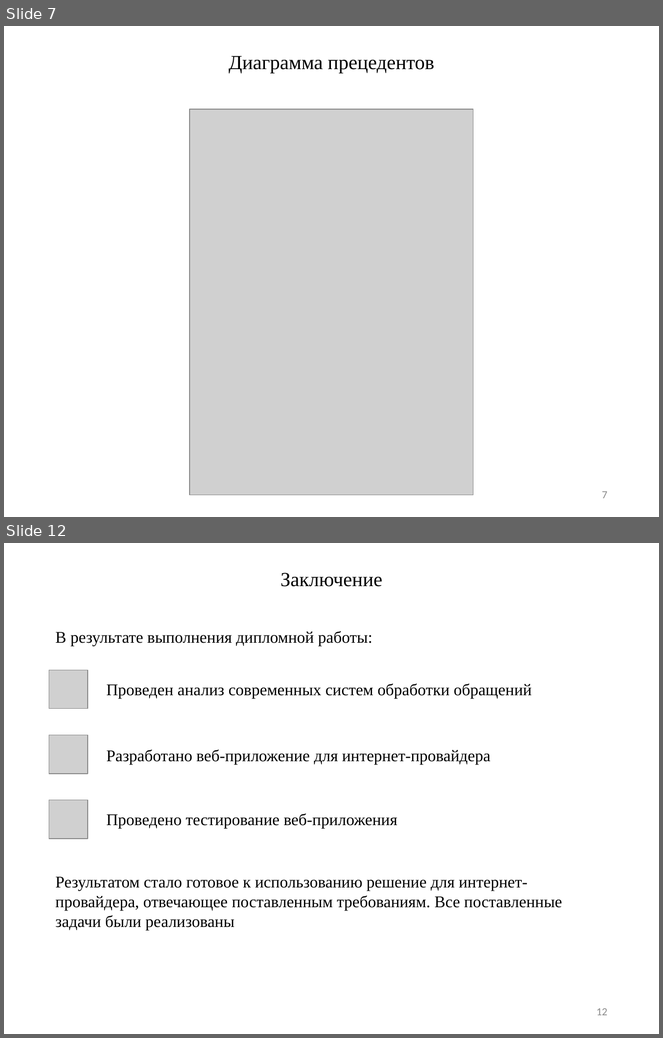
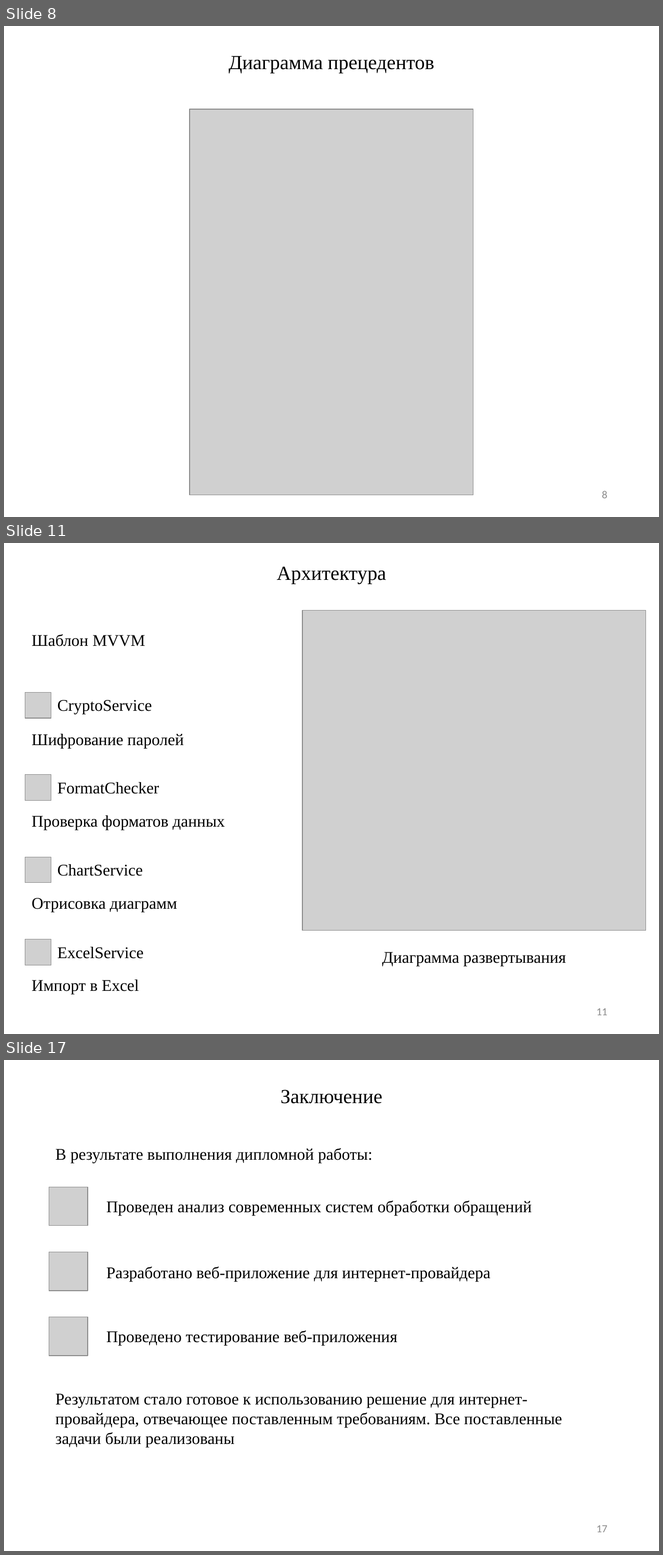
Before and after one commit to LavruhinMax/Diplom, a slide deck: doc/Презентация.pptx. Shown one above the other, each under a label of ours: slides 7 and 12 before the commit, slides 8, 11 and 17 after it; the slides between them are not shown. The pictures are 663x1038 and 663x1555 pixels, drawn with LibreOffice and Linux fonts; fonts in the diff are those of the drawing; grey boxes stand for pictures. Boxes give left, top, right and bottom in pixels: in the first picture for what was removed or moved away, otherwise in the second. Text is boxed around its words. In the diff, an @@ line names an element or a change of style, - is before the commit and + after.

```diff
--- a/doc/Презентация.pptx
+++ b/doc/Презентация.pptx
@@ slide 11 added at (x1=4, y1=543, x2=659, y2=1034), background #FFFFFF @@
@@ title added at (x1=277, y1=566, x2=387, y2=584), 22 pt, text #000000 @@
+Архитектура
@@ picture added at (x1=303, y1=611, x2=646, y2=931) @@
@@ text added at (x1=32, y1=634, x2=145, y2=646), 18 pt, text #000000 @@
+Шаблон MVVM
@@ picture added at (x1=25, y1=692, x2=50, y2=718) @@
@@ text added at (x1=58, y1=700, x2=152, y2=715), 18 pt, text #000000 @@
+CryptoService
@@ text added at (x1=32, y1=734, x2=183, y2=748), 18 pt, text #000000 @@
+Шифрование паролей
@@ picture added at (x1=25, y1=775, x2=50, y2=800) @@
@@ text added at (x1=58, y1=782, x2=159, y2=794), 18 pt, text #000000 @@
+FormatChecker
@@ text added at (x1=32, y1=815, x2=225, y2=831), 18 pt, text #000000 @@
+Проверка форматов данных
@@ picture added at (x1=25, y1=858, x2=50, y2=883) @@
@@ text added at (x1=58, y1=864, x2=143, y2=876), 18 pt, text #000000 @@
+ChartService
@@ text added at (x1=32, y1=898, x2=177, y2=912), 18 pt, text #000000 @@
+Отрисовка диаграмм
@@ picture added at (x1=25, y1=939, x2=50, y2=965) @@
@@ text added at (x1=58, y1=947, x2=144, y2=959), 18 pt, text #000000 @@
+ExcelService
@@ text added at (x1=382, y1=952, x2=567, y2=967), 18 pt, text #000000 @@
+Диаграмма развертывания
@@ text added at (x1=32, y1=980, x2=139, y2=995), 18 pt, text #000000 @@
+Импорт в Excel
@@ page number added at (x1=597, y1=1008, x2=608, y2=1016), 12 pt, text #8C8C8C @@
+11
@@ what was slide 7 is now slide 8 @@
@@ page number at (x1=602, y1=491, x2=608, y2=499): text changed @@
-7
+8
@@ what was slide 12 is now slide 17 @@
@@ page number at (x1=597, y1=1525, x2=608, y2=1533): text changed @@
-12
+17
```
Also in this commit, not shown: 5 slides changed, 4 other slides added, 13 other files.
